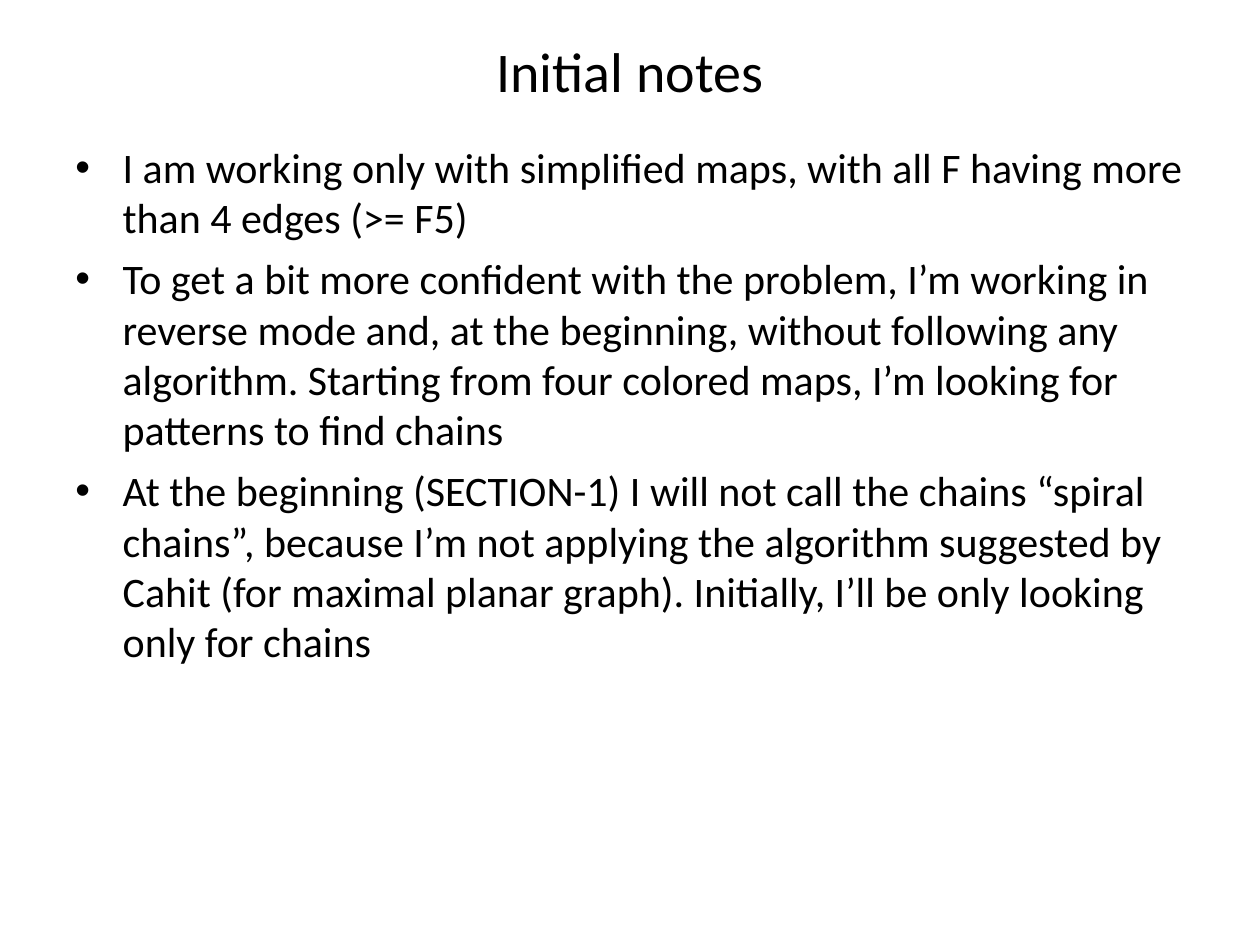
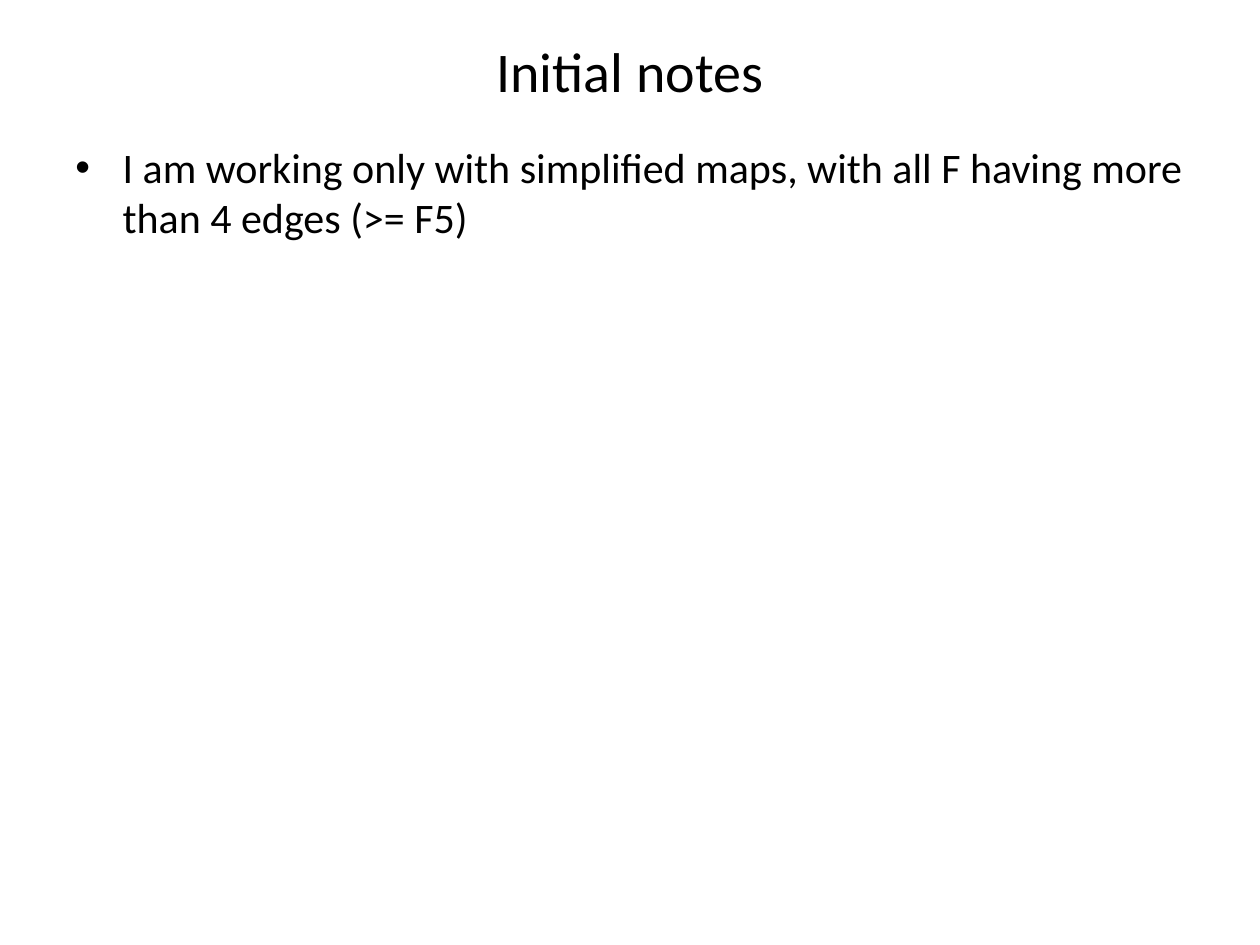
Before and after one commit to stefanutti/maps-coloring-java, a slide deck: slide 3 of ct/ct-docs/cahit-spiral-chains/spiral-chains.ppt. Drawn at 1260x945 pixels with LibreOffice and Linux fonts; fonts in the diff are those of the drawing. Boxes give left, top, right and bottom in pixels: in the first picture for what was removed or moved away, otherwise in the second. Text is boxed around its words. In the diff, an @@ line names an element or a change of style, - is before the commit and + after.

Commit message:
Some updates about Cahit spiral chains.

```diff
--- a/ct/ct-docs/cahit-spiral-chains/spiral-chains.ppt
+++ b/ct/ct-docs/cahit-spiral-chains/spiral-chains.ppt
@@ text at bbox=[123, 264, 1161, 664]: paragraphs removed @@
-• To get a bit more confident with the problem, I’m working in reverse mode and, at the beginning, without following any algorithm. Starting from four colored maps, I’m looking for patterns to find chains
-• At the beginning (SECTION-1) I will not call the chains “spiral chains”, because I’m not applying the algorithm suggested by Cahit (for maximal planar graph). Initially, I’ll be only looking only for chains
```
Also in this commit, not shown: 7 other slides changed, 3 slides added, 1 slide removed, 10 other files.
